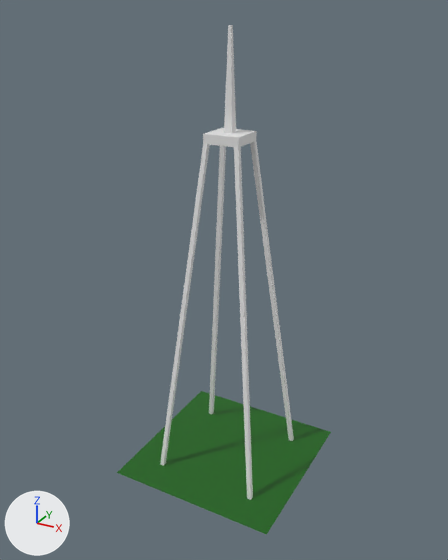
The Blender file Assets/_Project/Art/Models/Environment/Building-Comms-Tower.blend, before and after one commit.
Rendered twice from a camera (50 mm lens) standing at (15.0, -28.0, 25.8) and looking at (-0.2, -0.4, 12.0). Lighting does not change. The marker at lower left points along +X, +Y and +Z.

The scene before the commit, as lines of its bpy script (objects in view):
```python
me_cube_001 = bpy.data.meshes.new('Cube.001')
me_cube_001.from_pydata(...)  # 60 vertices, 50 faces; spans x -3.1..3.1, y -3.1..3.1, z -20.0..5.0
me_plane = bpy.data.meshes.new('Plane')
me_plane.from_pydata([(-5.0, -5.0, 0.0), (5.0, -5.0, 0.0), (-5.0, 5.0, 0.0), (5.0, 5.0, 0.0)], [], [(0, 1, 3, 2)])
me_plane.materials.append(mat_grass)  # dark green #13620d
ob_grass = bpy.data.objects.new('Grass', me_plane)
ob_grass.location = (0.0, 0.0, 0.0)
ob_tower = bpy.data.objects.new('Tower', me_cube_001)
ob_tower.location = (0.0, 0.0, 20.0)
```
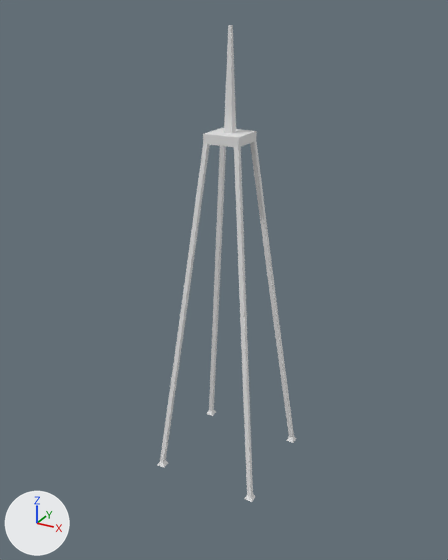
Commit message: SC - Updated tower with base supports

What differs and where, as boxes (x1, y1, x2, y2) in the pictures (448 x 560 px):
'Grass', hidden (green)
    before: (117, 391, 331, 534)
'Tower', reshaped
    before: (160, 25, 294, 500)
    after: (158, 25, 296, 502)
part 1 of me_cube_001, built on
    before: (160, 295, 294, 500)
    after: (158, 295, 296, 502)

Diff of the bpy script that builds the scene:
```diff
--- a/Assets/_Project/Art/Models/Environment/Building-Comms-Tower.blend.py
+++ b/Assets/_Project/Art/Models/Environment/Building-Comms-Tower.blend.py
@@ me_cube_001 @@
 # used by ob_tower; location = (0.0, 0.0, 20.0)
-me_cube_001.from_pydata(...)  # 60 vertices, 50 faces; spans x -3.1..3.1, y -3.1..3.1, z -20.0..5.0
+me_cube_001.from_pydata(...)  # 76 vertices, 66 faces; spans x -3.2..3.2, y -3.2..3.2, z -20.0..5.0
+# me_cube_001 part 1
+# 4 faces are deleted
+# 16 vertices in x -3.1..3.1, y -3.1..3.1, z -20.0 move by (0.0, 0.0, 0.2)
+# 8 vertices are added at x -3.2..2.8, y -3.2..3.2, z -20.0
+# 8 new vertices lie (0.4, 0.0, 0.0) away from vertices in x -3.2..2.8, y -3.2..3.2, z -20.0
+# 20 new faces join them
@@ ob_grass @@
 ob_grass.location = (0.0, 0.0, 0.0)
+ob_grass.hide_set(True)
```
